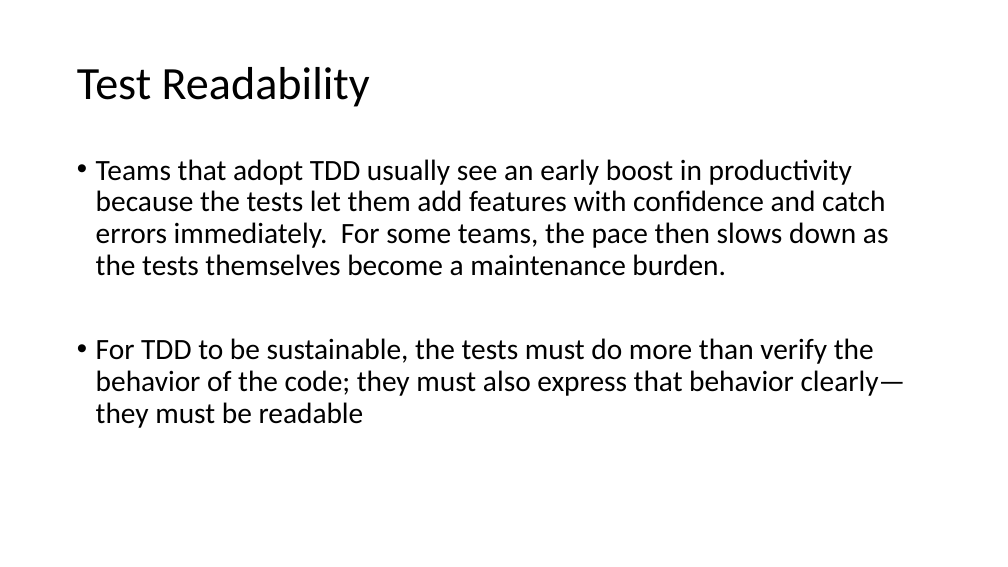
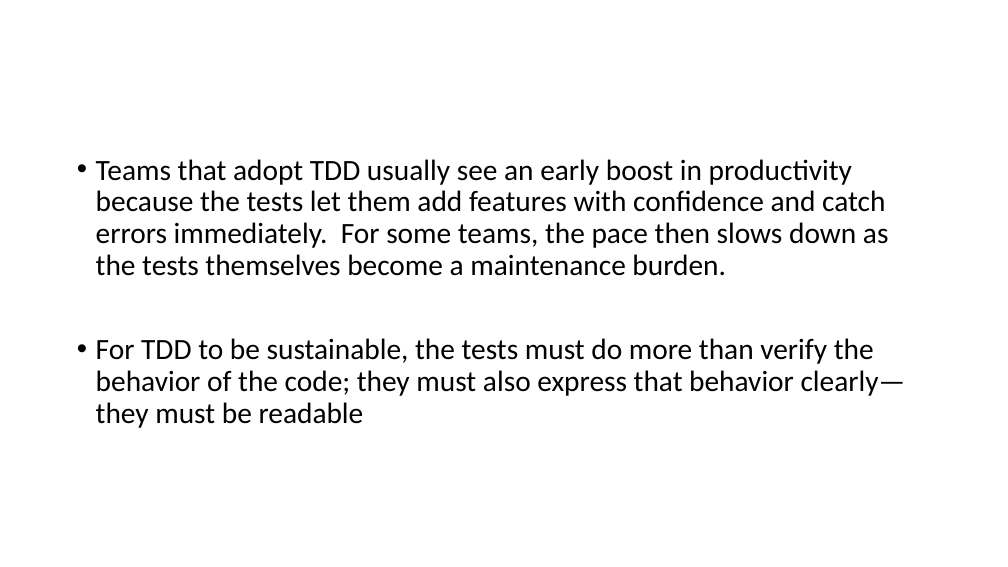
Before and after one commit to SunilPrasad/GithubRepo, a slide deck: slide 14 of TDDExamples/Persentation/TDD.pptx (slide 10 before the commit). Drawn at 1008x567 pixels with LibreOffice and Linux fonts; fonts in the diff are those of the drawing. Boxes give left, top, right and bottom in pixels: in the first picture for what was removed or moved away, otherwise in the second. Text is boxed around its words. In the diff, an @@ line names an element or a change of style, - is before the commit and + after.

```diff
--- a/TDDExamples/Persentation/TDD.pptx
+++ b/TDDExamples/Persentation/TDD.pptx
@@ title removed at <box>77,67,370,107</box> @@
-Test Readability
```
Also in this commit, not shown: 5 other slides changed, 3 slides added, 1 other file.
